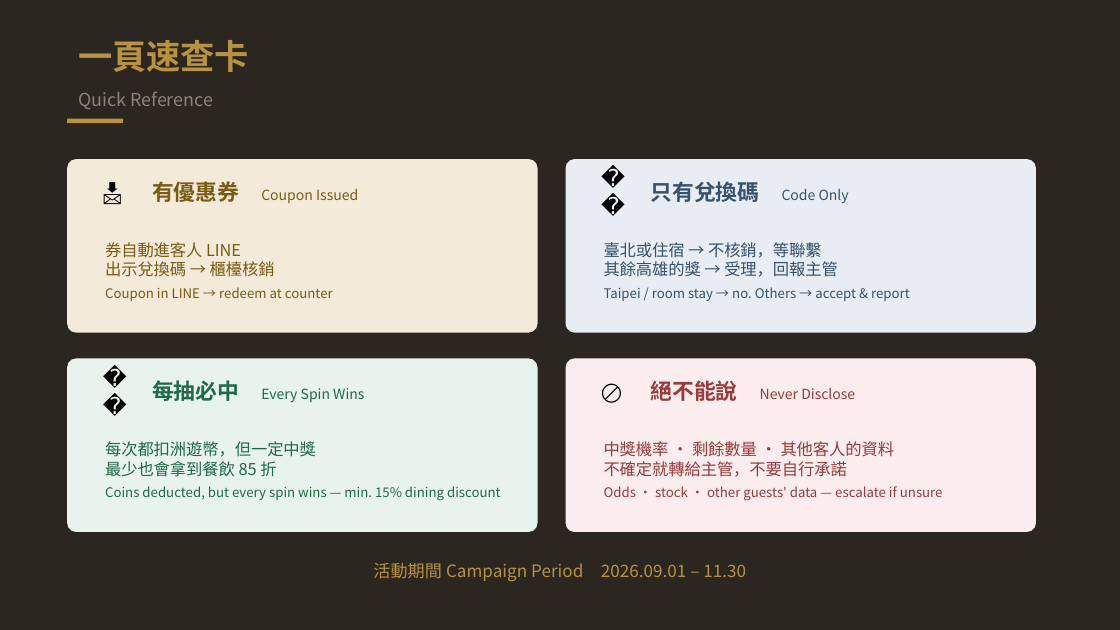
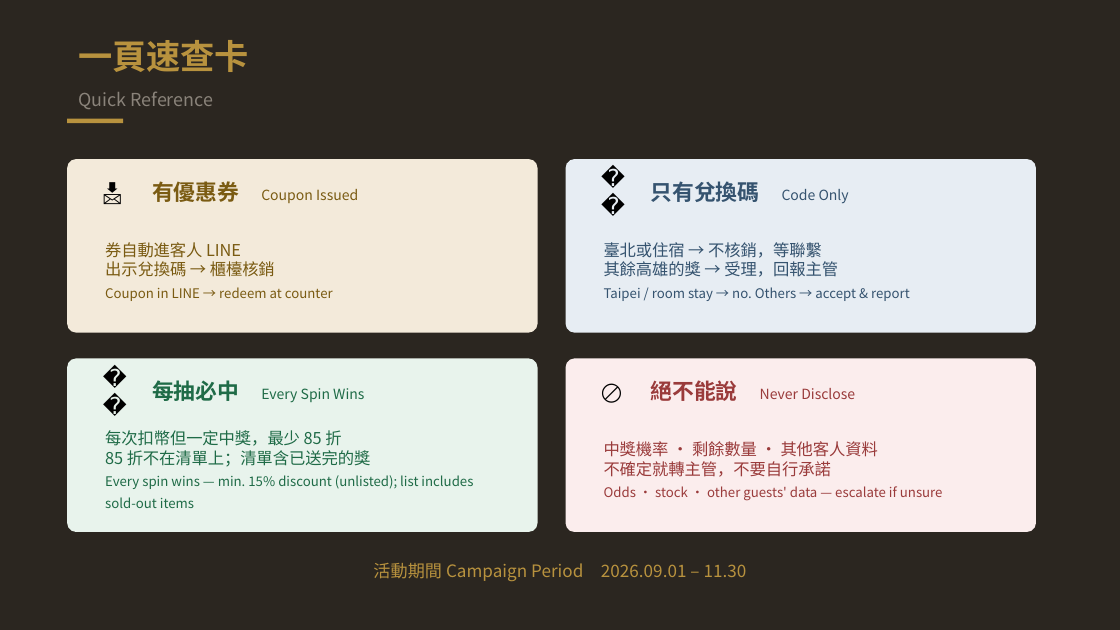
Before and after one commit to tony1229kimo/intercoins-lite, a slide deck: slide 15 of docs/洲遊幣Lite_員工手冊_一般版_雙語.pptx. Drawn at 1120x630 pixels with LibreOffice and Linux fonts; fonts in the diff are those of the drawing. Boxes give left, top, right and bottom in pixels: in the first picture for what was removed or moved away, otherwise in the second. Text is boxed around its words. In the diff, an @@ line names an element or a change of style, - is before the commit and + after.

```diff
--- a/docs/洲遊幣Lite_員工手冊_一般版_雙語.pptx
+++ b/docs/洲遊幣Lite_員工手冊_一般版_雙語.pptx
@@ text at (105,430,473,508): text changed @@
-每次都扣洲遊幣，但一定中獎
-最少也會拿到餐飲 85 折
-Coins deducted, but every spin wins — min. 15% dining discount
+每次扣幣但一定中獎，最少 85 折
+85 折不在清單上；清單含已送完的獎
+Every spin wins — min. 15% discount (unlisted); list includes sold-out items
@@ text at (604,441,943,501): text changed @@
-中獎機率 · 剩餘數量 · 其他客人的資料
-不確定就轉給主管，不要自行承諾
-Odds · stock · other guests' data — escalate if unsure
+中獎機率 · 剩餘數量 · 其他客人資料
+不確定就轉主管，不要自行承諾
+Odds · stock · other guests' data — escalate if unsure
```
Also in this commit, not shown: 1 other slide changed, 1 other file.
